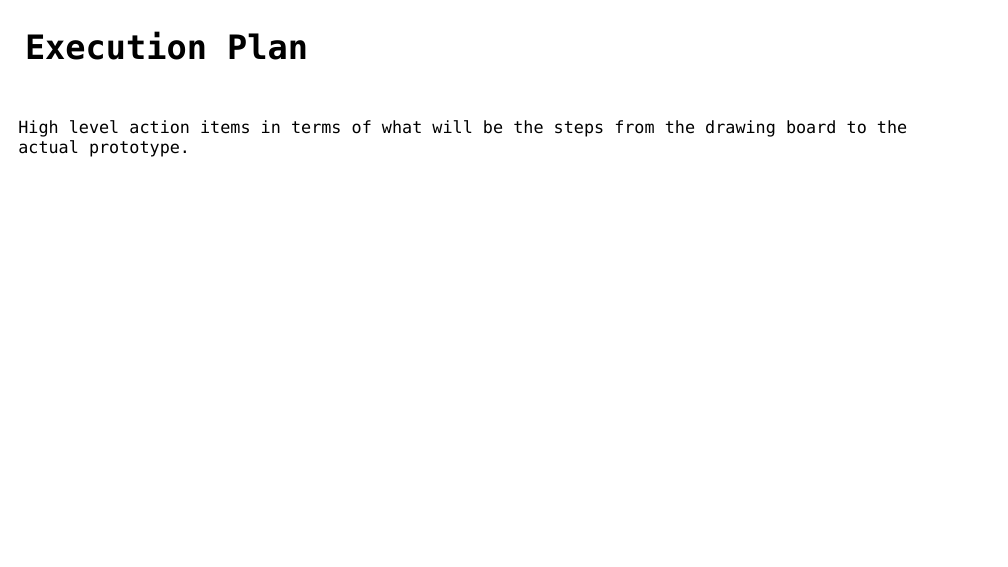
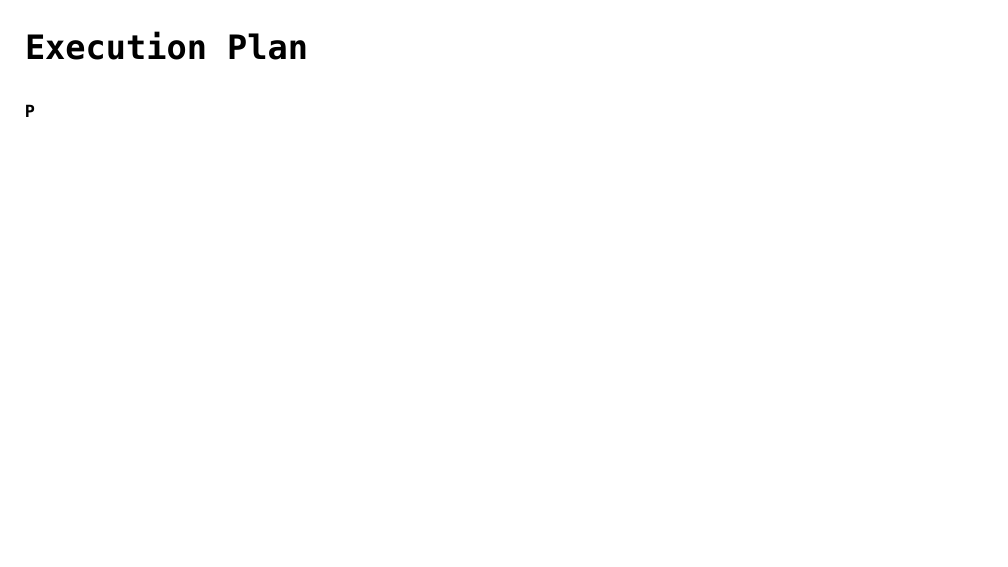
Before and after one commit to deepeshhada/flipkart-grid-table-extraction, a slide deck: slide 11 of Level 2/GRiD_ Electronic Invoicing using Image Processing_TwoAndAHalfMen_IISc.pptx (slide 8 before the commit). Drawn at 1008x567 pixels with LibreOffice and Linux fonts; fonts in the diff are those of the drawing; background and template pictures are left out. Boxes give left, top, right and bottom in pixels: in the first picture for what was removed or moved away, otherwise in the second. Text is boxed around its words. In the diff, an @@ line names an element or a change of style, - is before the commit and + after.

```diff
--- a/Level 2/GRiD_ Electronic Invoicing using Image Processing_TwoAndAHalfMen_IISc.pptx
+++ b/Level 2/GRiD_ Electronic Invoicing using Image Processing_TwoAndAHalfMen_IISc.pptx
@@ text added at (25, 104, 35, 117), 12 pt, text #000000, bold @@
+P
@@ text removed at (18, 120, 907, 157) @@
-High level action items in terms of what will be the steps from the drawing board to the actual prototype.
```
Also in this commit, not shown: 4 other slides changed, 5 slides added, 5 slides removed, 3 other files.
